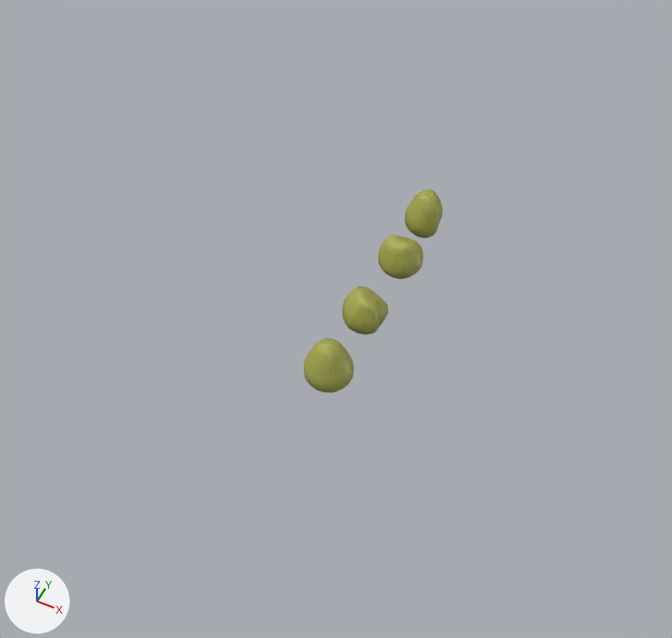
A saved change to the Blender file Models/wormEgg.blend.
Camera for both pictures: a 50 mm lens placed at (10.0, -19.4, 26.9), pointed at (-1.6, 3.9, -2.1). The axes (+X, +Y, +Z) are drawn at lower left. The lights are the same throughout.

Names of what the first picture shows: 'BrokenEgg', 'BrokenEgg2', 'BrokenEgg3', 'Egg'.
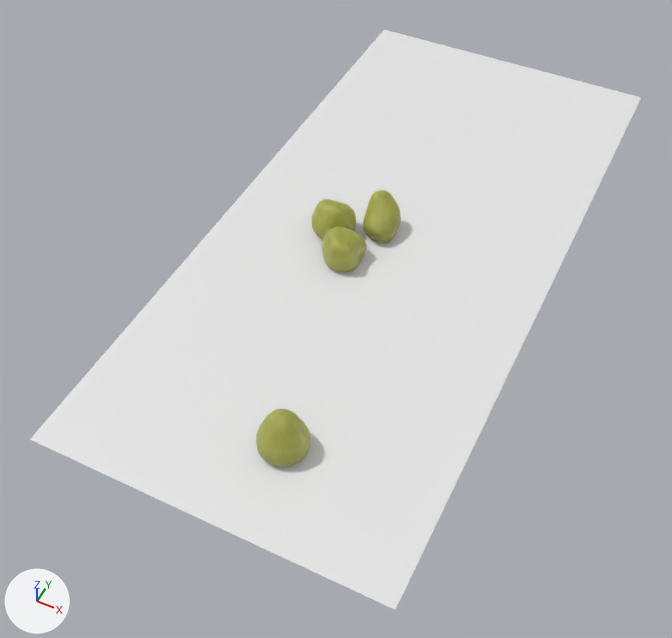
Where the newer file only moved an object's origin or applied its transform, the numbers keep the older frame.

Diff of the bpy script that builds the scene:
```diff
--- a/Models/wormEgg.blend.py
+++ b/Models/wormEgg.blend.py
@@ me_sphere_001 @@
 me_sphere_001.from_pydata(...)  # 1922 vertices, 2048 faces; spans x -0.93..0.93, y 2.28..4.12, z -1.0..0.84
 # used by ob_brokenegg; location = (0.0, 3.41, 0.0); scale = (1.0, 1.0, 1.08)
+# me_sphere_001 part 1: the whole mesh is moved by (0.0, -3.18, 0.02)
 me_sphere_001.materials.append(mat_wormegg)
@@ me_sphere_002 @@
 me_sphere_002.from_pydata(...)  # 1922 vertices, 2048 faces; spans x -0.93..0.76, y 2.26..4.12, z -1.0..0.81
 # used by ob_brokenegg2; location = (0.0, 0.0, 0.0); scale = (1.0, 1.0, 1.08)
+# me_sphere_002 part 2: the whole mesh is multiplied about its middle by the matrix ((0.989, -0.018, -0.161), (-0.029, 0.95, -0.335), (0.136, 0.288, 0.939)), then moved by (-2.02, 2.12, 0.57)
 me_sphere_002.materials.append(mat_wormegg)
@@ me_plane @@
+me_plane.from_pydata([(-1.0, -1.0, 0.0), (1.0, -1.0, 0.0), (-1.0, 1.0, 0.0), (1.0, 1.0, 0.0)], [], [(0, 1, 3, 2)])
@@ ob_egg @@
 ob_egg = bpy.data.objects.new('Egg', me_sphere)
-ob_egg.location = (0.0, 0.0, 0.0)
+ob_egg.location = (0.23, -3.89, 0.55)
 ob_egg.scale = (1.0, 1.0, 1.08)
@@ ob_brokenegg @@
 ob_brokenegg = bpy.data.objects.new('BrokenEgg', me_sphere_001)
-ob_brokenegg.location = (0.0, 3.41, 0.0)
+ob_brokenegg.location = (-3.16, 6.71, 0.59)
 ob_brokenegg.scale = (1.0, 1.0, 1.08)
@@ ob_brokenegg3 @@
 ob_brokenegg3 = bpy.data.objects.new('BrokenEgg3', me_sphere_003)
-ob_brokenegg3.location = (0.0, 9.33, 0.0)
+ob_brokenegg3.location = (-1.28, 7.67, 0.62)
+ob_brokenegg3.rotation_euler = (-0.345, -0.289, -0.00628)  # degrees (-20, -17, -0.4)
 ob_brokenegg3.scale = (1.0, 1.0, 1.08)
@@ ob_plane @@
+ob_plane = bpy.data.objects.new('Plane', me_plane)
+ob_plane.location = (-0.88, 7.28, -0.11)
+ob_plane.scale = (6.98, 14.8, 6.98)
```

What differs and where, as boxes [x1, y1, x2, y2] in the pictures (672 x 638 px):
'Plane', added: after [30, 30, 641, 610]
'Egg', moved: before [304, 338, 354, 393]; after [256, 409, 310, 467]
'BrokenEgg2', reshaped (8% shorter): before [342, 286, 388, 335]; after [322, 227, 367, 272]
'BrokenEgg3', moved, turned: before [405, 189, 443, 238]; after [363, 190, 401, 243]
'BrokenEgg', moved: before [378, 235, 423, 279]; after [312, 199, 356, 240]
